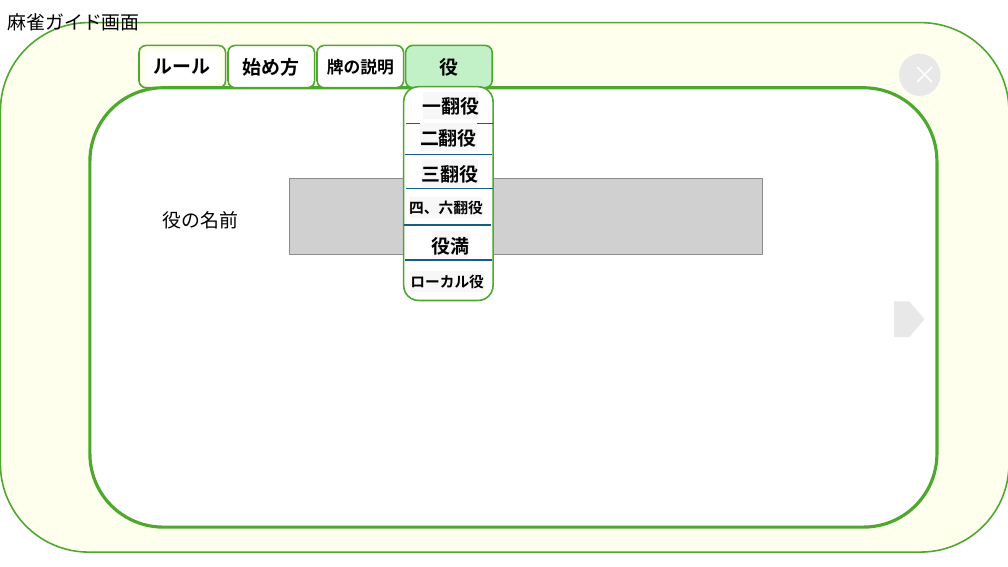
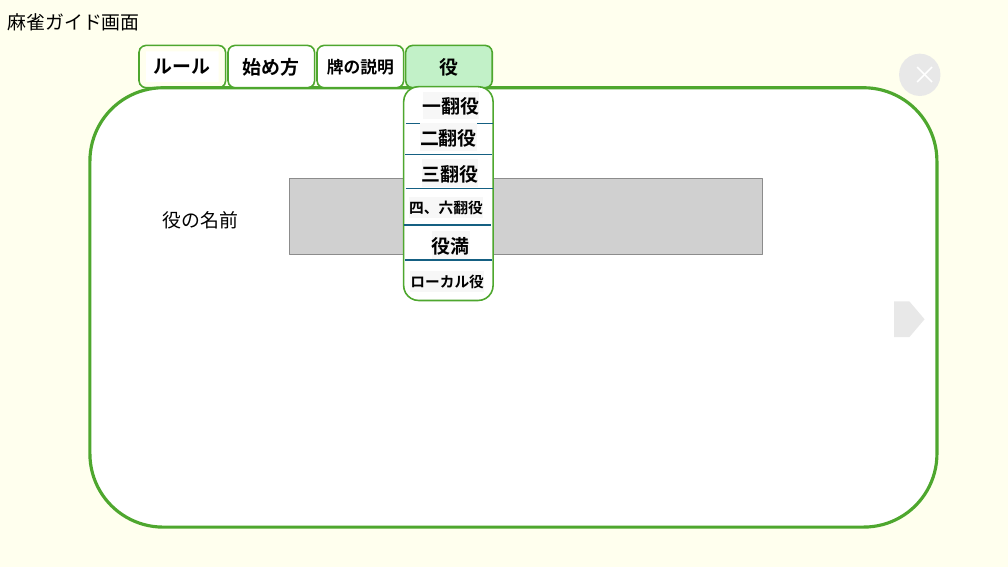
Before and after one commit to plusdojo2024/B5, a slide deck: slide 16 of doc/02_外部設計/外部設計_麻雀アプリ.pptx (slide 17 before the commit). Drawn at 1008x567 pixels with LibreOffice and Linux fonts; fonts in the diff are those of the drawing; grey boxes stand for pictures. Boxes give left, top, right and bottom in pixels: in the first picture for what was removed or moved away, otherwise in the second. Text is boxed around its words. In the diff, an @@ line names an element or a change of style, - is before the commit and + after.

```diff
--- a/doc/02_外部設計/外部設計_麻雀アプリ.pptx
+++ b/doc/02_外部設計/外部設計_麻雀アプリ.pptx
@@ background #FFFFFF to #FFFFEE @@
@@ rounded rectangle removed at box(0, 23, 1008, 552) @@
```
Also in this commit, not shown: 20 other slides changed, 3 slides added, 3 other files.
